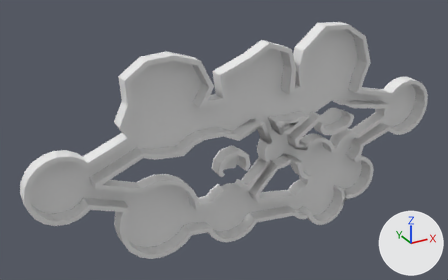
Two versions of the FBX model Assets/Models/Levels/Asymmetry.fbx, one commit apart.
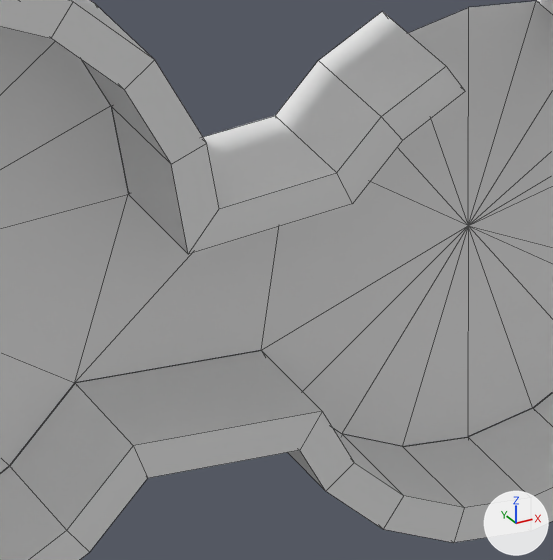
The first picture shows the older version from a 50 mm lens placed at (-177.0, -331.0, 199.0), pointed at (9.0, 7.0, 30.0). The close-ups show both versions on the part from 39% to 53% of the width and 65% to 87% of the height of that picture; other places that the commit changed are outside them. Lighting does not change. The marker at lower right points along +X, +Y and +Z. The close-ups show mesh edges as thin lines. Where no turn or scale is listed for an object, it has been applied to the vertices.

Names of what the first close-up shows: 'Bridge 2-2.5 (1)', 'Bridge 2-2.5 (1).002'.
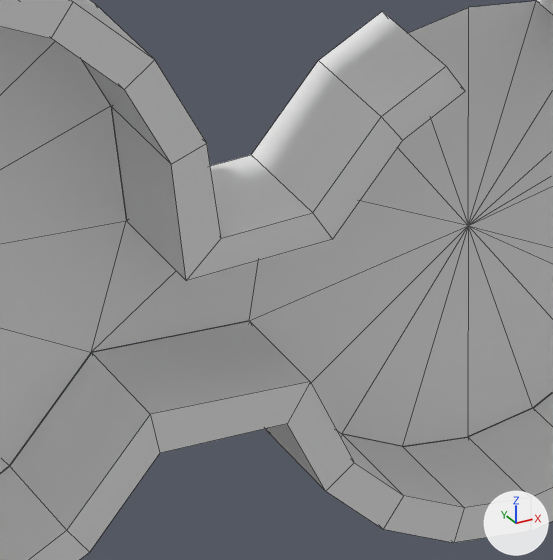
Location of each change, [x1, y1, x2, y2] in pixels of the close-ups (553 x 560 px; the box of a moved part takes in the faces that stretch with it):
part 1 of me_bridge_2_2_5__1__002, moved or reshaped
    both: [0, 106, 468, 465]
part 2 of me_bridge_2_2_5__1, moved or reshaped
    both: [14, 62, 397, 548]

The edits, one by one:
me_bridge_2_2_5__1 has 770 vertices, 782 faces and spans x -128.0..180.0, y -70.0..-60.0, z -54.0..101.0.
me_bridge_2_2_5__1 is used by ob_bridge_2_2_5__1; location (0.0, 60.82, 2.65).
Verts and faces of me_bridge_2_2_5__1; kept vertices keep their numbers, new ones are numbered from 770.
Before the commit, vertices of me_bridge_2_2_5__1: 0 (-10.0, -60.0, -28.0) at pixel (261, 350), 39 (-26.0, -60.0, -26.0) at pixel (75, 383), 84 (-7.0, -60.0, -11.0), 135 (-21.0, -60.0, -11.0) at pixel (128, 194), 179 (-7.0, -70.0, -11.0) at pixel (352, 203).
Before the commit, vertices of me_bridge_2_2_5__1: 180 (-10.0, -70.0, -28.0) at pixel (322, 411), 266 (-26.0, -70.0, -26.0) at pixel (133, 445), 267 (-21.0, -70.0, -11.0) at pixel (188, 254), 373 (-12.0, -60.0, -31.0), 374 (-12.0, -70.0, -31.0) at pixel (299, 450).
Before the commit, vertices of me_bridge_2_2_5__1: 415 (-25.0, -60.0, -29.0), 416 (-25.0, -70.0, -29.0) at pixel (147, 478), 590 (-18.0, -60.0, -8.0), 591 (-18.0, -70.0, -8.0) at pixel (219, 208), 601 (-9.0, -60.0, -8.0) at pixel (275, 115).
Before the commit, vertices of me_bridge_2_2_5__1: 602 (-9.0, -70.0, -8.0) at pixel (336, 172).
Part 2, on me_bridge_2_2_5__1:
Vertices 0, 180, 373, 374 move by (-1.0, 0.0, 3.0).
Vertices 135, 267, 590, 591 move by (0.0, 0.0, -3.0).
Vertex 39 moves to (-24.0, -60.0, -24.0), pixel (91, 352).
Vertex 266 moves to (-24.0, -70.0, -24.0), pixel (150, 414).
Vertex 84 moves to (-9.0, -60.0, -13.0).
Vertex 179 moves to (-9.0, -70.0, -13.0), pixel (332, 239).
Vertex 415 moves to (-23.0, -60.0, -28.0).
Vertex 416 moves to (-23.0, -70.0, -28.0), pixel (159, 453).
Vertex 601 moves to (-11.0, -60.0, -11.0), pixel (251, 154).
Vertex 602 moves to (-11.0, -70.0, -11.0), pixel (312, 212).
me_bridge_2_2_5__1__002 has 211 vertices, 227 faces and spans x -125.0..177.0, y -60.0, z -51.0..98.0.
me_bridge_2_2_5__1__002 is used by ob_bridge_2_2_5__1__002; location (0.0, 60.82, 2.65).
Verts and faces of me_bridge_2_2_5__1__002; kept vertices keep their numbers, new ones are numbered from 211.
Before the commit, vertices of me_bridge_2_2_5__1__002: 1 (-10.0, -60.0, -28.0) at pixel (261, 350), 52 (-26.0, -60.0, -26.0) at pixel (74, 382), 97 (-7.0, -60.0, -11.0), 148 (-21.0, -60.0, -11.0) at pixel (128, 194).
Part 1, on me_bridge_2_2_5__1__002:
Vertex 1 moves to (-11.0, -60.0, -25.0), pixel (249, 320).
Vertex 52 moves to (-24.0, -60.0, -24.0), pixel (91, 352).
Vertex 97 moves to (-9.0, -60.0, -13.0).
Vertex 148 moves to (-21.0, -60.0, -14.0), pixel (126, 220).
